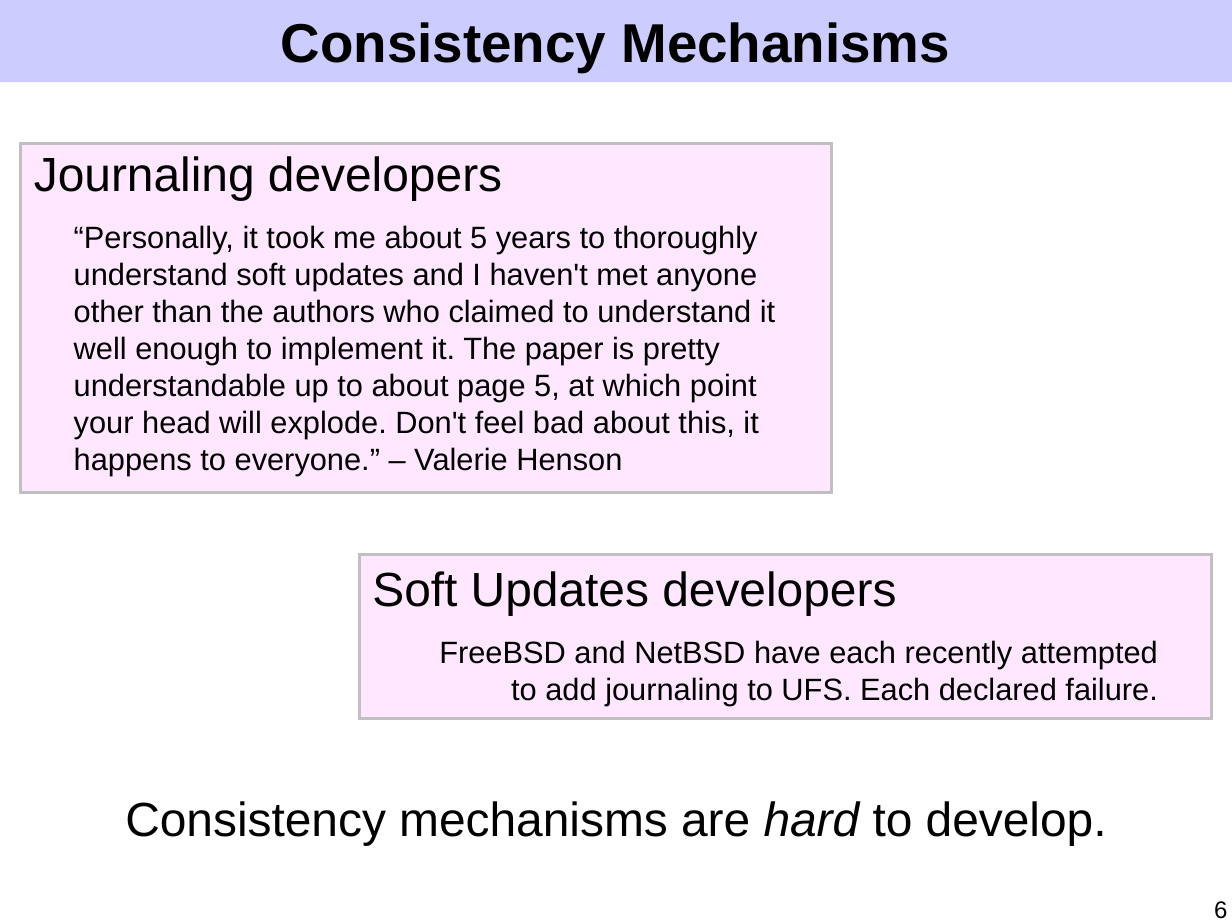
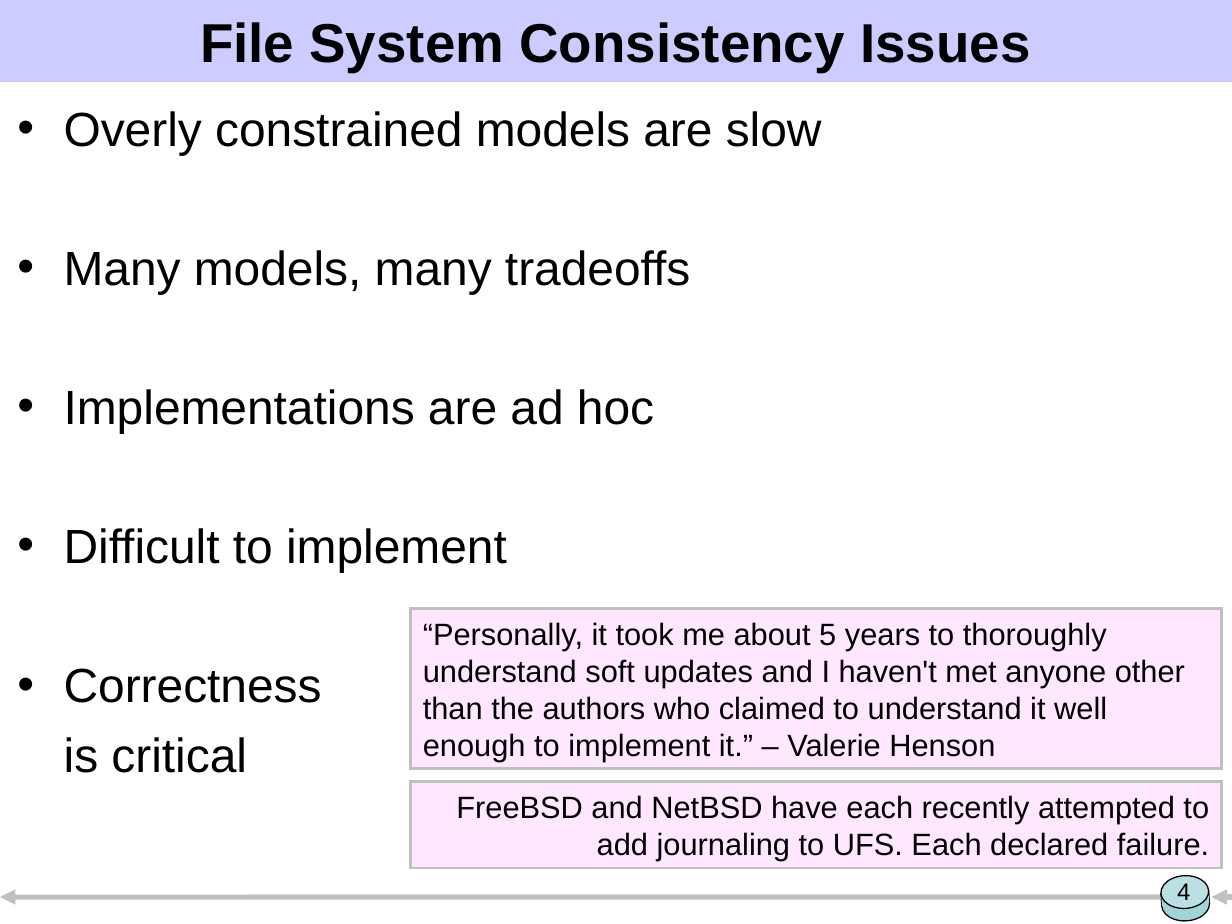
Before and after one commit to ucla-readable/fstitch-doc, a slide deck: slide 4 of sosp/pres.ppt (slide 6 before the commit). Drawn at 1232x924 pixels with LibreOffice and Linux fonts; fonts in the diff are those of the drawing. Boxes give left, top, right and bottom in pixels: in the first picture for what was removed or moved away, otherwise in the second. Text is boxed around its words. In the diff, an @@ line names an element or a change of style, - is before the commit and + after.

```diff
--- a/sosp/pres.ppt
+++ b/sosp/pres.ppt
@@ title at box(200, 22, 1030, 72): text changed @@
-Consistency Mechanisms
+File System Consistency Issues
@@ text added at box(64, 111, 822, 773), 28 pt, text #000000 @@
+• Overly constrained models are slow
+• Many models, many tradeoffs
+• Implementations are ad hoc
+• Difficult to implement
+• Correctness
+is critical
@@ rectangle removed at box(21, 144, 832, 493) @@
@@ text removed at box(34, 156, 502, 200) @@
-Journaling developers
@@ text removed at box(74, 225, 775, 475) @@
-“Personally, it took me about 5 years to thoroughly understand soft updates and I haven't met anyone other than the authors who claimed to understand it well enough to implement it. The paper is pretty understandable up to about page 5, at which point your head will explode. Don't feel bad about this, it happens to everyone.” – Valerie Henson
@@ rectangle removed at box(360, 554, 1212, 718) @@
@@ text removed at box(372, 571, 896, 615) @@
-Soft Updates developers
@@ rectangle added at box(410, 609, 1221, 769), fill #FFE7FF, outline #C0C0C0 1.5 pt, 18 pt, text #000000 @@
+“Personally, it took me about 5 years to thoroughly understand soft updates and I haven't met anyone other than the authors who claimed to understand it well enough to implement it.” – Valerie Henson
@@ text removed at box(125, 801, 1107, 845) @@
-Consistency mechanisms are hard to develop.
@@ rectangle "FreeBSD and NetBSD have each ...": place and size @@
-rectangle "FreeBSD and NetBSD have each ..." at box(439, 640, 1158, 705)
+rectangle "FreeBSD and NetBSD have each ..." at box(410, 781, 1221, 867)
@@ rectangle "FreeBSD and NetBSD have each ..." at box(410, 781, 1221, 867): vertical alignment top to middle; fill none to #FFE7FF; outline none to #C0C0C0 1.5 pt @@
@@ arrow added from (1161, 897) to (0, 897), #C0C0C0 3 pt @@
@@ group added at box(1160, 875, 1211, 923): 2 rectangles, 2 ellipses @@
@@ page number added at box(1177, 883, 1190, 900), 14 pt, text #000000 @@
+4
@@ arrow added from (1232, 897) to (1211, 897), #C0C0C0 3 pt @@
@@ page number removed at box(1214, 901, 1227, 919) @@
-6
```
Also in this commit, not shown: 41 other slides changed, 7 slides added, 6 slides removed.
